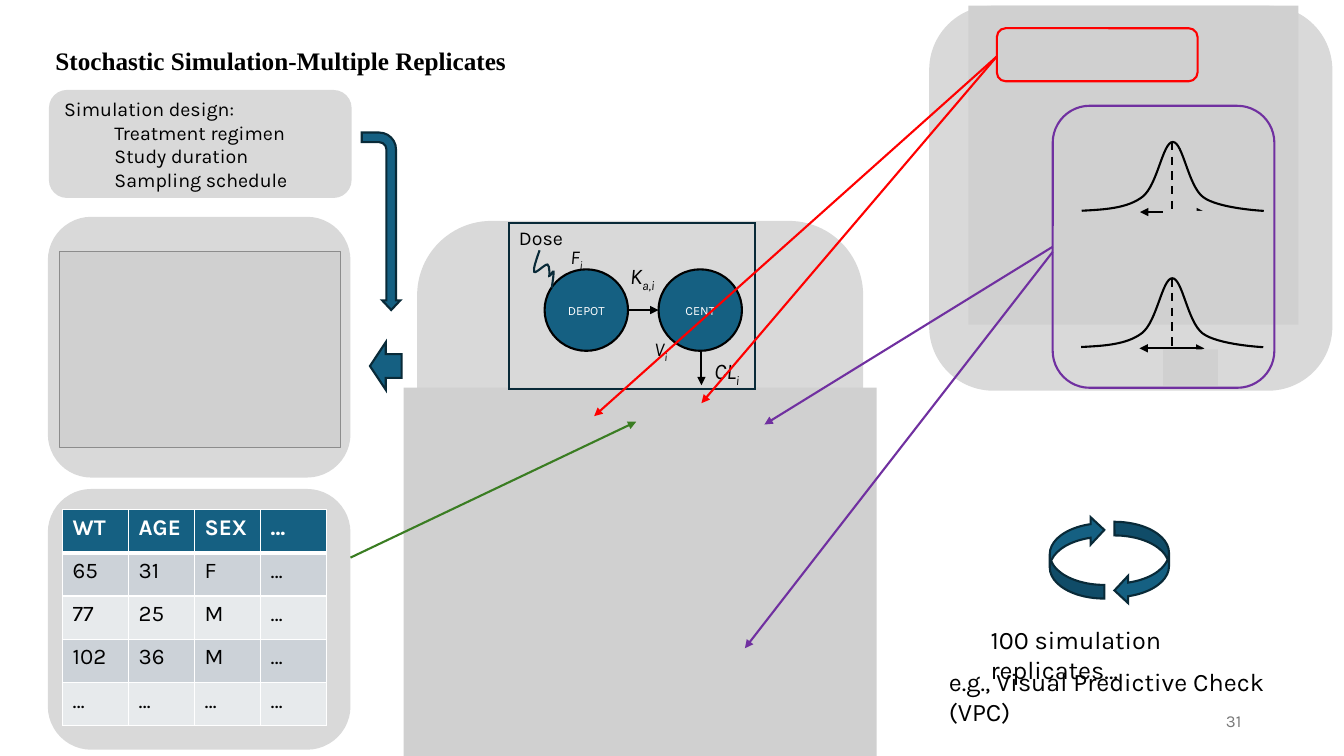
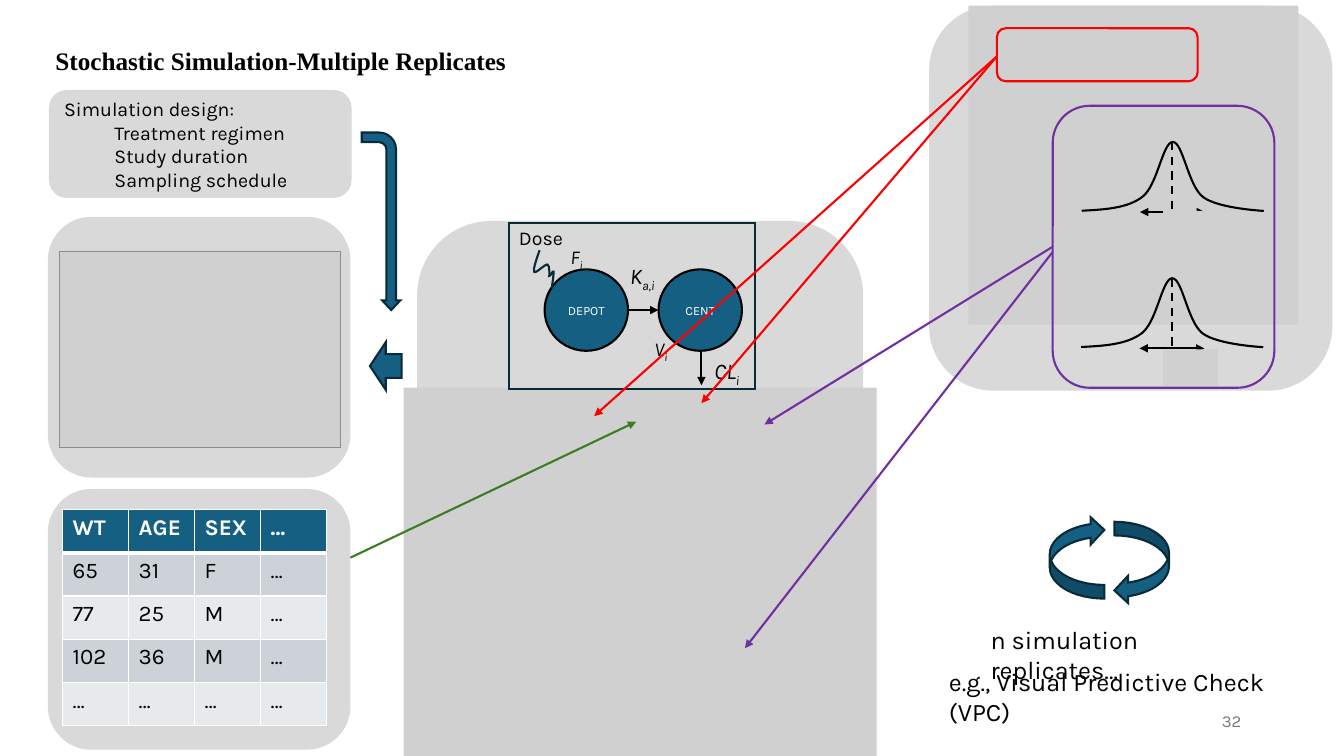
Before and after one commit to UMN-ECP-PMX/ecp8506, a slide deck: slide 32 of wk7/wk7_slides.pptx (slide 31 before the commit). Drawn at 1344x756 pixels with LibreOffice and Linux fonts; fonts in the diff are those of the drawing; grey boxes stand for pictures. Boxes give left, top, right and bottom in pixels: in the first picture for what was removed or moved away, otherwise in the second. Text is boxed around its words. In the diff, an @@ line names an element or a change of style, - is before the commit and + after.

```diff
--- a/wk7/wk7_slides.pptx
+++ b/wk7/wk7_slides.pptx
@@ text at <box>991,631,1138,685</box>: text changed @@
-100 simulation replicates…
+n simulation replicates…
@@ page number at <box>1222,716,1242,727</box>: text changed @@
-31
+32
```
Also in this commit, not shown: 14 other slides changed, 1 slide added, 1 other file.
